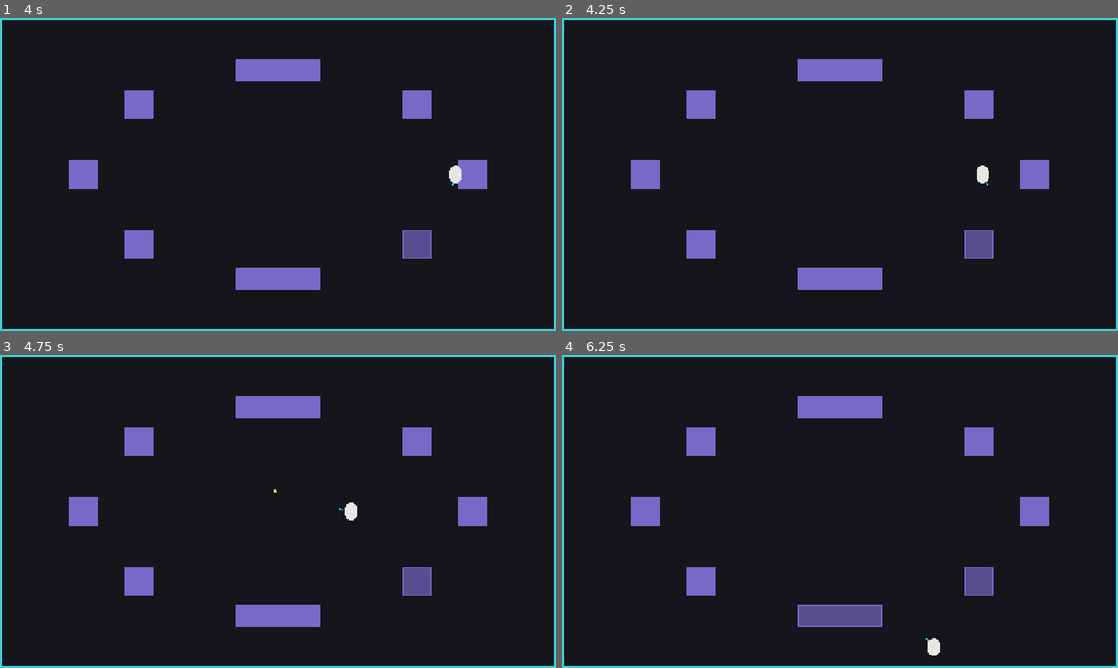
Above: before the commit, frames 1-4 (two rows, left to right).
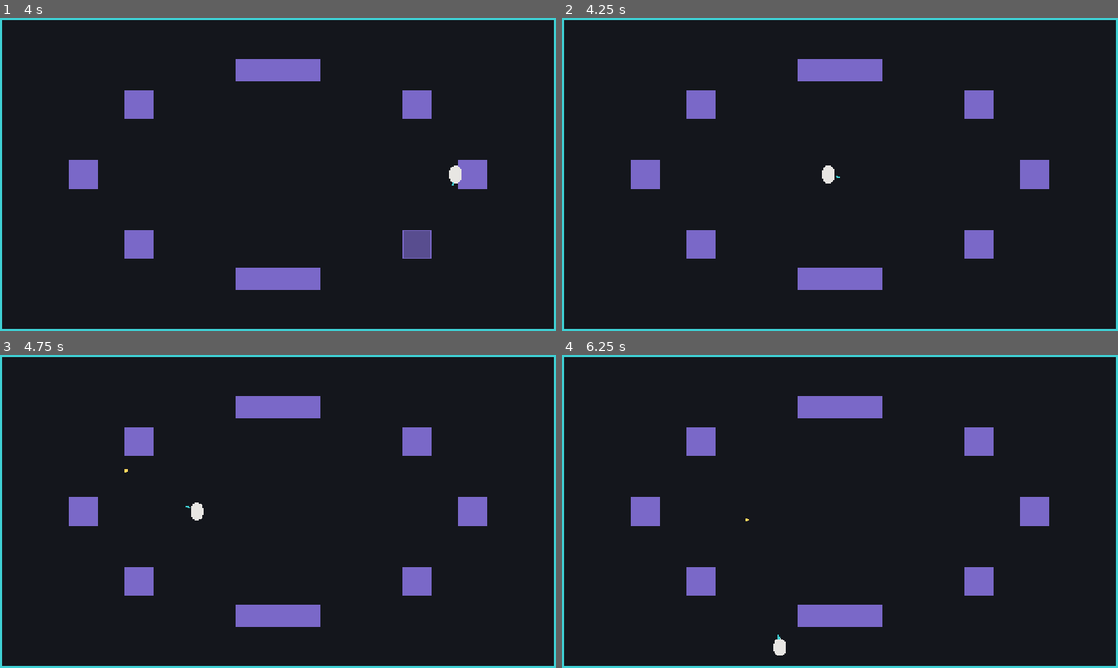
Above: after the commit, the same moments.

Repository: minghuig/echoes-of-tomorrow
Game: Godot game, scene res://view/main.tscn
Same seed, same stepped clock (60 frames per second), same inputs: the game is played once before the commit and once after it.
Inputs (mouse positions are in pixels of both pictures, inside the frame that each line leads up to):
- Up to frame 1 (4 s): tap Enter at 0.5 s; move the mouse to (400, 158) at 0.52 s; hold D (move_right) 0.53-1.28 s; tap Space (dodge) at 0.6, 2.1, 3.6 s; move the mouse to (166, 190) at 1.27 s; hold S (move_down) 1.28-2.03 s; click (166, 190) at 1.35 s; move the mouse to (333, 105) at 2.02 s; hold D (move_right) 2.03-2.78 s; move the mouse to (250, 237) at 2.77 s; hold W (move_up) 2.78-3.53 s; click (250, 237) at 2.85 s; move the mouse to (444, 221) at 3.52 s; hold A (move_left) from 3.53 s (still down)
- Up to frame 2 (4.25 s): keep holding A (move_left); tap R (reset, bound only after the commit) at 4.15 s
- Up to frame 3 (4.75 s): keep holding A (move_left); move the mouse to (111, 464) at 4.27 s; click (111, 464) at 4.35 s
- Up to frame 4 (6.25 s): move the mouse to (867, 511) at 5.02 s; release A (move_left) at 5.03 s; hold S (move_down) 5.03-5.78 s; tap Space (dodge) at 5.1 s; move the mouse to (756, 433) at 5.77 s; hold D (move_right) from 5.78 s (still down); click (756, 433) at 5.85 s

Frame 1 is identical in both runs. In frame 2, 0.6% of the frame differs, in the area x 46-78%, y 47-77%; in frame 3, 0.6%; in frame 4, 1.6%, in the area x 33-78%, y 52-96%.

Commit message:
feat(view): run reset with per-run seeds and command-log recording
- reset action (R / gamepad Start) or ~2s after CLEAR tears down the run
- new seed per run derived from the lifetime run index (meta layer, not sim)
- one Command per tick accumulated; finished run's (seed, command_log)
  retained in memory as the M3 ghost-replay data substrate
- run fragments bank into RunMeta at run end

Co-Authored-By: Claude Fable 5 <noreply@anthropic.com>
Claude-Session: https://claude.ai/code/session_015LdqEVvDZKdmsCVEF676Gr

Diff:
--- a/project.godot
+++ b/project.godot
@@ -59,6 +59,12 @@
 , Object(InputEventJoypadButton,"resource_local_to_scene":false,"resource_name":"","device":-1,"button_index":0,"pressure":0.0,"pressed":false,"script":null)
 ]
 }
+reset={
+"deadzone": 0.2,
+"events": [Object(InputEventKey,"resource_local_to_scene":false,"resource_name":"","device":-1,"window_id":0,"alt_pressed":false,"shift_pressed":false,"ctrl_pressed":false,"meta_pressed":false,"pressed":false,"keycode":0,"physical_keycode":82,"key_label":0,"unicode":114,"location":0,"echo":false,"script":null)
+, Object(InputEventJoypadButton,"resource_local_to_scene":false,"resource_name":"","device":-1,"button_index":6,"pressure":0.0,"pressed":false,"script":null)
+]
+}
 
 [physics]
 
--- a/view/main.gd
+++ b/view/main.gd
@@ -1,13 +1,23 @@
 extends Node2D
-## M0 view: owns a SimCore, translates raw input into one Command per physics
+## M1 view: owns a SimCore, translates raw input into one Command per physics
 ## tick, and draws the resulting SimState with flat shapes. Read-only — never
-## writes sim fields.
+## writes sim fields. Also owns the run lifecycle (reset, seed selection,
+## command-log recording) and the persistent meta layer — all outside the sim.
 
 const SimCoreScript := preload("res://sim/sim_core.gd")
 const SimStateScript := preload("res://sim/sim_state.gd")
 const SimCommand := preload("res://sim/command.gd")
+const RunMetaScript := preload("res://view/run_meta.gd")
 
-const RUN_SEED: int = 7
+## A finished run, kept in memory as the data substrate for M3 ghost replay.
+## No replay rendering yet — milestone discipline.
+class RunRecord extends RefCounted:
+	var seed_value: int = 0
+	var command_log: Array[SimCommand] = []
+
+const BASE_SEED: int = 7
+## Ticks to linger on the CLEAR banner before auto-starting the next run (~2s).
+const CLEAR_RESET_DELAY_TICKS: int = 120
 const STICK_AIM_DEADZONE: float = 0.35
 
 const COLOR_BG := Color("14161c")
@@ -19,16 +29,57 @@
 const COLOR_CLEAR_TEXT := Color("aef2f4")
 
 var _core: SimCoreScript
+var _meta: RunMetaScript
+var _run_seed: int = 0
+var _command_log: Array[SimCommand] = []
+var _last_run: RunRecord = null
+var _clear_ticks: int = 0
 
 
 func _ready() -> void:
-	_core = SimCoreScript.new()
-	_core.setup(RUN_SEED)
+	_meta = RunMetaScript.new()
+	_meta.load_from_disk()
+	_start_run()
 
 
 func _physics_process(_delta: float) -> void:
-	_core.step(_build_command())
+	if Input.is_action_just_pressed("reset"):
+		_end_run()
+
+	var cmd := _build_command()
+	_command_log.append(cmd)
+	_core.step(cmd)
+
+	if _core.state.blocks.is_empty():
+		_clear_ticks += 1
+		if _clear_ticks >= CLEAR_RESET_DELAY_TICKS:
+			_end_run()
+
 	queue_redraw()
+
+
+## Tear down the current run — retain its (seed, command_log), bank its
+## fragments into the persistent meta layer — and start a fresh one.
+func _end_run() -> void:
+	var record := RunRecord.new()
+	record.seed_value = _run_seed
+	record.command_log = _command_log
+	_last_run = record
+	_meta.total_fragments += _core.state.fragments
+	_start_run()
+
+
+## Seed selection is meta-layer policy: derived from the lifetime run index,
+## never from inside the sim. Each run stays reproducible from
+## (_run_seed, _command_log).
+func _start_run() -> void:
+	_meta.run_count += 1
+	_meta.save_to_disk()
+	_run_seed = BASE_SEED + _meta.run_count
+	_command_log = []
+	_clear_ticks = 0
+	_core = SimCoreScript.new()
+	_core.setup(_run_seed)
 
 
 ## Translate raw input into this tick's Command (the only path into the sim).
